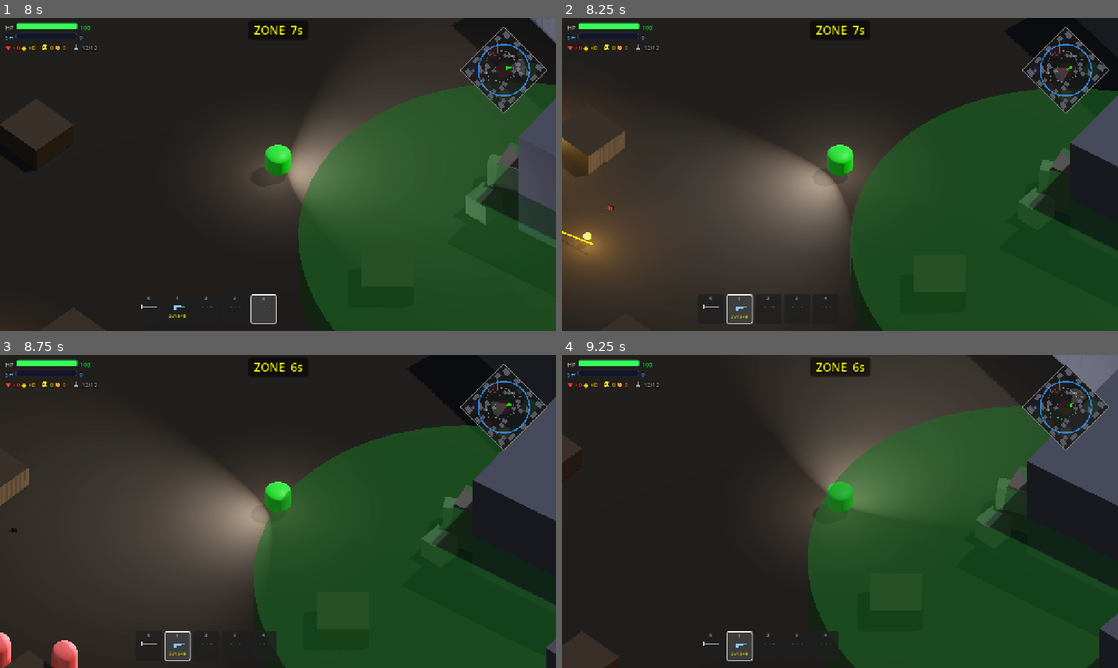
Above: before the commit, frames 1-4 (two rows, left to right).
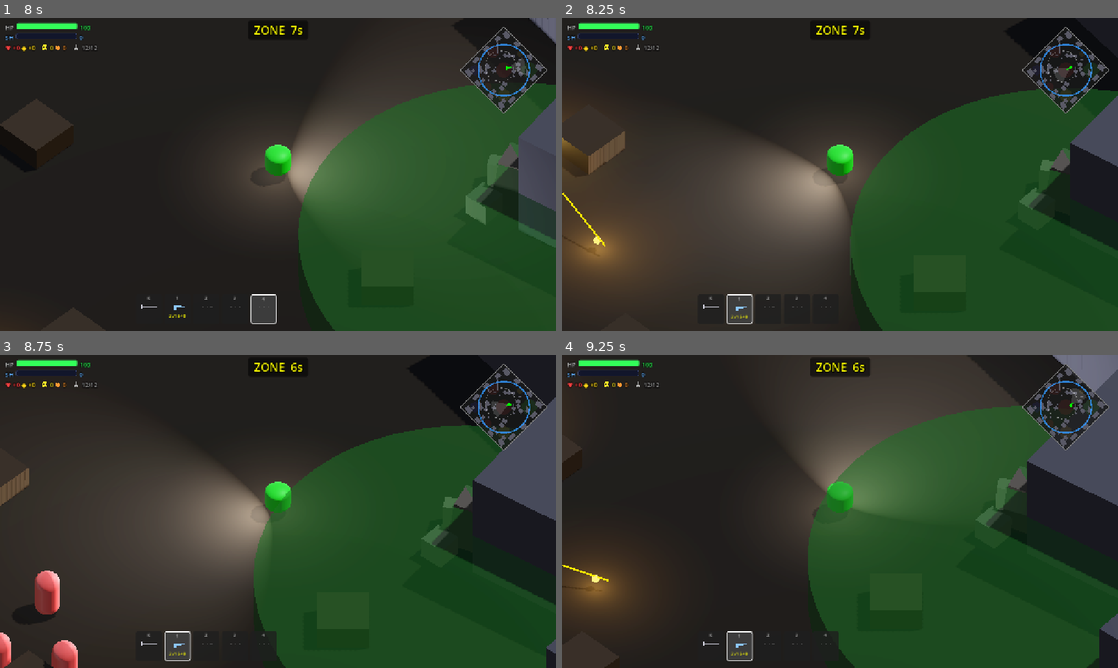
Above: after the commit, the same moments.

Repository: Kyulhee/battle-capsule
Game: Godot game, scene res://src/Main.tscn
Same seed, same stepped clock (60 frames per second), same inputs: the game is played once before the commit and once after it.
Inputs (mouse positions are in pixels of both pictures, inside the frame that each line leads up to):
- Up to frame 1 (8 s): click "START MATCH" at 0.5 s; tap Enter at 1.25 s; move the mouse to (400, 158) at 1.27 s; hold D (ui_right) 1.28-2.03 s; tap Q (heal) at 1.35, 2.3, 2.85, 3.8, 4.55, 5.3, 6.05, 6.8, 7.55 s; click (400, 158) at 1.42 s; tap Space at 1.52, 2.27, 3.77, 4.52, 5.27, 6.77, 7.52 s; move the mouse to (166, 190) at 2.02 s; hold S (ui_down) 2.03-2.78 s; click (166, 190) at 2.1 s; move the mouse to (333, 105) at 2.77 s; hold D (ui_right) 2.78-3.53 s; move the mouse to (250, 237) at 3.52 s; hold W (ui_up) 3.53-4.28 s; tap C at 3.6 s; click (250, 237) at 3.67 s; move the mouse to (444, 221) at 4.27 s; hold A (ui_left) 4.28-5.78 s; tap 0 at 4.35 s; move the mouse to (111, 127) at 5.02 s; tap 1 at 5.1 s; move the mouse to (305, 174) at 5.77 s; hold S (ui_down) 5.78-6.53 s; tap 2 at 5.85 s; click (305, 174) at 5.92 s; move the mouse to (194, 96) at 6.52 s; hold D (ui_right) 6.53-7.28 s; tap 3 at 6.6 s; move the mouse to (400, 158) at 7.27 s; hold W (ui_up) from 7.28 s (still down); tap 4 at 7.35 s
- Up to frame 2 (8.25 s): move the mouse to (728, 190) at 8.02 s; release W (ui_up) at 8.03 s; hold D (ui_right) from 8.03 s (still down); tap R at 8.1 s; click (728, 190) at 8.17 s
- Up to frame 3 (8.75 s): keep holding D (ui_right); tap Space at 8.27 s; tap Q (heal) at 8.3 s
- Up to frame 4 (9.25 s): move the mouse to (895, 442) at 8.77 s; release D (ui_right) at 8.78 s; hold S (ui_down) from 8.78 s (still down); hold E from 8.78 s (still down); tap Q (heal) at 9.05 s

Frame 1 is identical in both runs. In frame 2, 0.3% of the frame differs, in the area x 0-10%, y 55-77%; in frame 3, 0.6%; in frame 4, 3.1%, in the area x 0-16%, y 62-87%.

Commit message:
feat: 봇 교전 중 주변 인식 — 난이도별 제3자 위협 반응
보통: ATTACK 중 3초 주기 스캔, 현재 타깃 거리의 70% 이내 위협 시 타깃 교체.
어려움/지옥: 1.5초 주기 스캔 + 피격 즉시 반응, 현재 타깃 HP >= 25%면 새 공격자로 전환.

Co-Authored-By: Claude Sonnet 4.6 <noreply@anthropic.com>

Diff:
--- a/src/Main.gd
+++ b/src/Main.gd
@@ -11,10 +11,10 @@
 enum Difficulty { EASY, NORMAL, HARD, HELL }
 var difficulty: Difficulty = Difficulty.NORMAL
 const DIFFICULTY_PARAMS = {
-	0: { "vision_mult": 0.75, "reaction_delay": 1.2, "aim_spread": 1.8,  "loot_break_mult": 0.0 },
-	1: { "vision_mult": 1.0,  "reaction_delay": 0.5, "aim_spread": 1.0,  "loot_break_mult": 1.0 },
-	2: { "vision_mult": 1.25, "reaction_delay": 0.0, "aim_spread": 0.65, "loot_break_mult": 1.5 },
-	3: { "vision_mult": 1.5,  "reaction_delay": 0.0, "aim_spread": 0.5,  "loot_break_mult": 2.0 },
+	0: { "vision_mult": 0.75, "reaction_delay": 1.2, "aim_spread": 1.8,  "loot_break_mult": 0.0, "awareness_level": 0 },
+	1: { "vision_mult": 1.0,  "reaction_delay": 0.5, "aim_spread": 1.0,  "loot_break_mult": 1.0, "awareness_level": 1 },
+	2: { "vision_mult": 1.25, "reaction_delay": 0.0, "aim_spread": 0.65, "loot_break_mult": 1.5, "awareness_level": 2 },
+	3: { "vision_mult": 1.5,  "reaction_delay": 0.0, "aim_spread": 0.5,  "loot_break_mult": 2.0, "awareness_level": 2 },
 }
 var _diff_btns: Array = []
 var _diff_tooltip: PanelContainer = null
--- a/src/entities/bot/Bot.gd
+++ b/src/entities/bot/Bot.gd
@@ -65,6 +65,9 @@
 var _pending_target: Entity = null
 var _reaction_timer: float = 0.0
 var _aim_spread_mult: float = 1.0  # multiplier for predictive-shot spread
+# 0=none 1=periodic scan(3s) 2=periodic scan(1.5s)+instant reaction on hit
+var _awareness_level: int = 0
+var _peripheral_scan_timer: float = 0.0
 
 @onready var ray_cast = $RayCast3D
 
@@ -294,6 +297,13 @@
 func handle_attack_state(delta):
 	if not _is_target_valid(target_actor):
 		_knife_mode = false; target_actor = null; change_state(State.IDLE); return
+
+	# Peripheral awareness: periodic scan for third-party threats
+	if _awareness_level >= 1:
+		_peripheral_scan_timer -= delta
+		if _peripheral_scan_timer <= 0:
+			_peripheral_scan_timer = 3.0 if _awareness_level == 1 else 1.5
+			_peripheral_check()
 
 	# Knife rush mode: charge and melee instead of retreating
 	if _knife_mode:
@@ -573,6 +583,8 @@
 		_aim_spread_mult = params.aim_spread
 	if params.has("loot_break_mult"):
 		_combat_loot_threshold *= params.loot_break_mult
+	if params.has("awareness_level"):
+		_awareness_level = params.awareness_level
 
 # ─── FOOTSTEP DETECTION ───────────────────────────────────────────────────────
 # Running actors (velocity > 50% of move_speed) emit audible footsteps.
@@ -707,6 +719,38 @@
 			if state_timer > 1.5:  # give time to find cover first, then switch to full RECOVER
 				change_state(State.RECOVER)
 
+# ─── PERIPHERAL AWARENESS ────────────────────────────────────────────────────
+
+func _peripheral_check():
+	var actors = get_tree().get_nodes_in_group("actors")
+	var best: Entity = null
+	var best_dist = INF
+	for a in actors:
+		if a == self or not a is Entity or a.is_dead: continue
+		if a == target_actor: continue
+		if not a.is_revealed_to(self): continue
+		var d = global_position.distance_to(a.global_position)
+		if d < best_dist: best_dist = d; best = a
+	if not best: return
+	if _awareness_level == 1:
+		# Normal: only switch if new threat is >30% closer than current target
+		var cur_dist = global_position.distance_to(target_actor.global_position) \
+			if (target_actor != null and is_instance_valid(target_actor)) else INF
+		if best_dist < cur_dist * 0.7:
+			_switch_target(best)
+	else:
+		# Hard+: switch to any visible new threat unless current target is nearly dead
+		var cur_hp_ratio = 1.0
+		if target_actor != null and is_instance_valid(target_actor) and target_actor is Entity:
+			cur_hp_ratio = target_actor.current_health / target_actor.stats.max_health
+		if cur_hp_ratio >= 0.25:
+			_switch_target(best)
+
+func _switch_target(new_target: Entity):
+	target_actor = new_target
+	last_known_target_pos = new_target.global_position
+	state_timer = 0.0
+
 # ─── HELPERS ─────────────────────────────────────────────────────────────────
 
 # Each bot rotates the "away" vector by a unique 45° sector so groups of
@@ -903,6 +947,16 @@
 	if stats.current_ammo <= 0 and reserve_ammo <= 0:
 		if current_state != State.RECOVER and current_state != State.ZONE_ESCAPE:
 			change_state(State.RECOVER)
+		return
+	# HARD+: instantly react when hit by a third party during combat
+	if _awareness_level >= 2 and current_state == State.ATTACK \
+			and source_node is Entity and is_instance_valid(source_node) and not source_node.is_dead \
+			and source_node != target_actor:
+		var cur_hp_ratio = 1.0
+		if target_actor != null and is_instance_valid(target_actor) and target_actor is Entity:
+			cur_hp_ratio = target_actor.current_health / target_actor.stats.max_health
+		if cur_hp_ratio >= 0.25:
+			_switch_target(source_node)
 
 # ─── COMBAT ──────────────────────────────────────────────────────────────────
 
